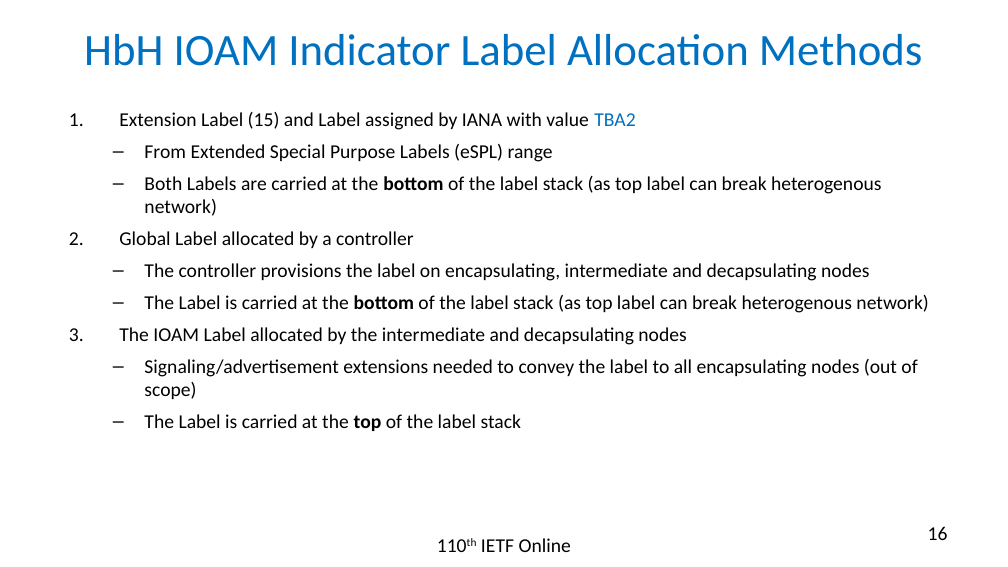
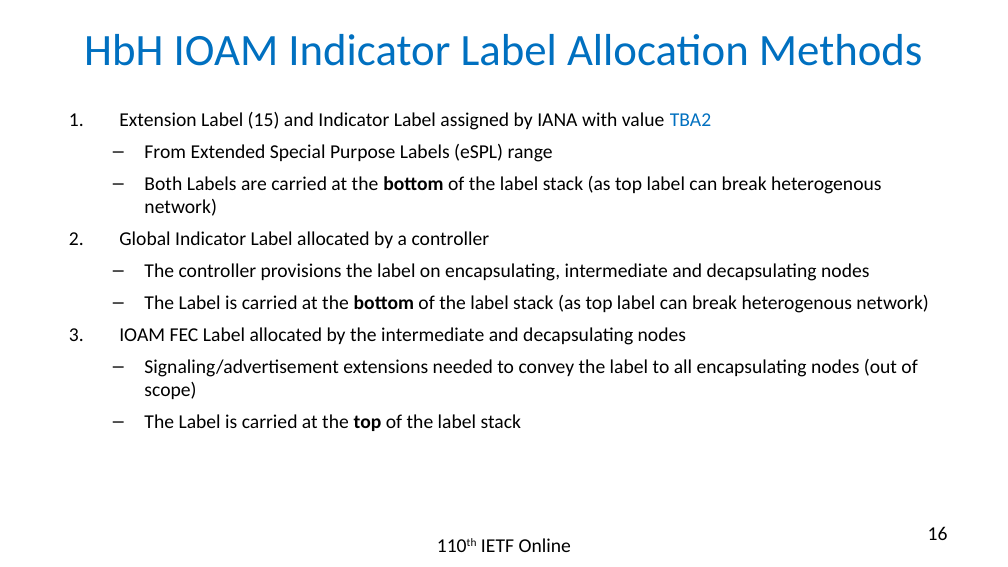
Before and after one commit to rakgandhi/ietf-slides, a slide deck: slide 16 of draft-gandhi-mpls-ioam-sr-06.pptx. Drawn at 1008x567 pixels with LibreOffice and Linux fonts; fonts in the diff are those of the drawing. Boxes give left, top, right and bottom in pixels: in the first picture for what was removed or moved away, otherwise in the second. Text is boxed around its words. In the diff, an @@ line names an element or a change of style, - is before the commit and + after.

```diff
--- a/draft-gandhi-mpls-ioam-sr-06.pptx
+++ b/draft-gandhi-mpls-ioam-sr-06.pptx
@@ text at [119,112,711,130]: text changed @@
-1. Extension Label (15) and Label assigned by IANA with value TBA2
+1. Extension Label (15) and Indicator Label assigned by IANA with value TBA2
@@ text at [119,231,490,248]: text changed @@
-2. Global Label allocated by a controller
+2. Global Indicator Label allocated by a controller
@@ text at [119,327,686,345]: text changed @@
-3. The IOAM Label allocated by the intermediate and decapsulating nodes
+3. IOAM FEC Label allocated by the intermediate and decapsulating nodes
```
Also in this commit, not shown: 3 other slides changed, 1 other file.
